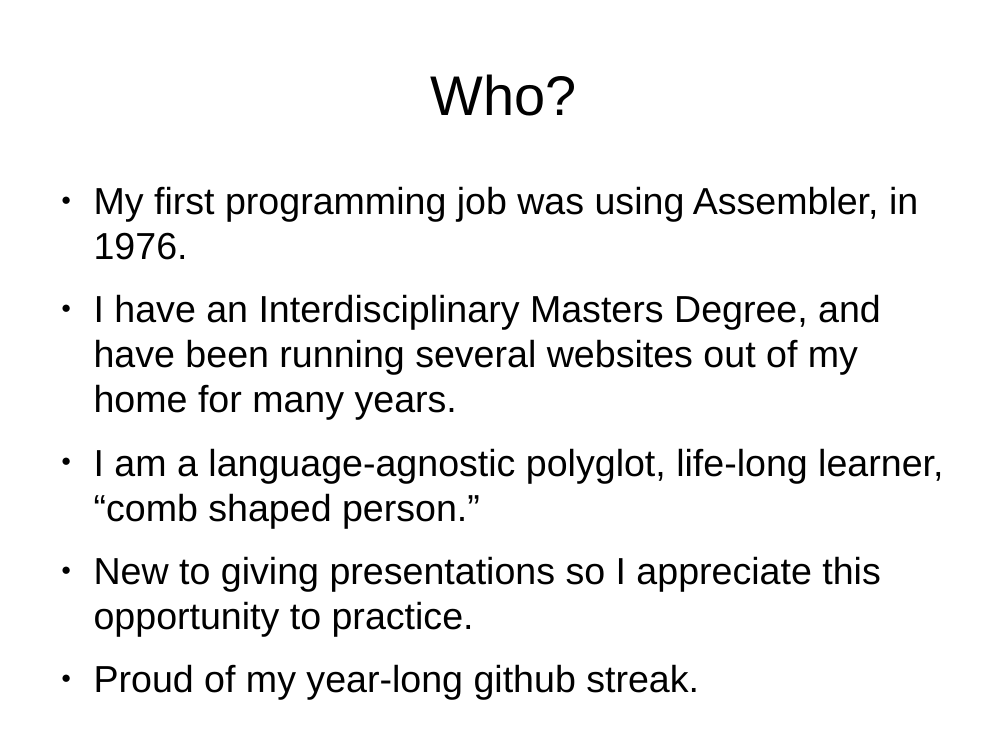
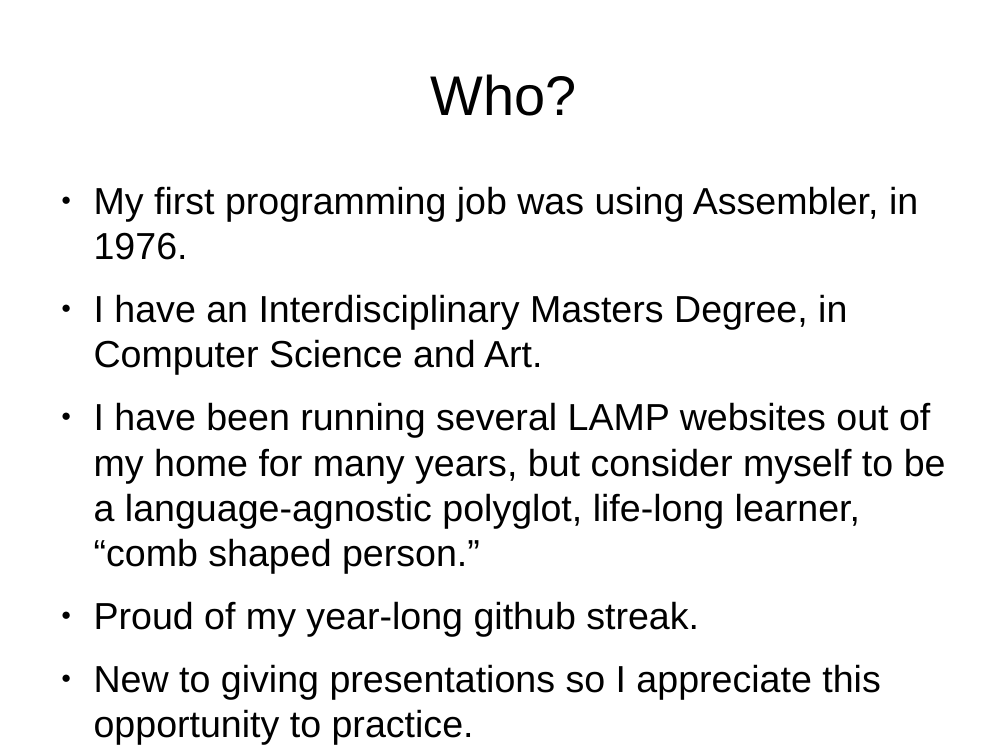
Before and after one commit to tomwhartung/jmws_accoutrements, a slide deck: slide 2 of presentations/2016_07-Drupal/9-slides.odp. Drawn at 1008x756 pixels with LibreOffice and Linux fonts; fonts in the diff are those of the drawing. Boxes give left, top, right and bottom in pixels: in the first picture for what was removed or moved away, otherwise in the second. Text is boxed around its words. In the diff, an @@ line names an element or a change of style, - is before the commit and + after.

```diff
--- a/presentations/2016_07-Drupal/9-slides.odp
+++ b/presentations/2016_07-Drupal/9-slides.odp
@@ text at (x1=94, y1=294, x2=946, y2=636): text changed @@
-● I have an Interdisciplinary Masters Degree, and have been running several websites out of my home for many years.
-● I am a language-agnostic polyglot, life-long learner, “comb shaped person.”
+● I have an Interdisciplinary Masters Degree, in Computer Science and Art.
+● I have been running several LAMP websites out of my home for many years, but consider myself to be a language-agnostic polyglot, life-long learner, “comb shaped person.”
+● Proud of my year-long github streak.
@@ text at (x1=94, y1=664, x2=699, y2=699): paragraph removed @@
-● Proud of my year-long github streak.
```
Also in this commit, not shown: 4 other slides changed, 4 slides added.
